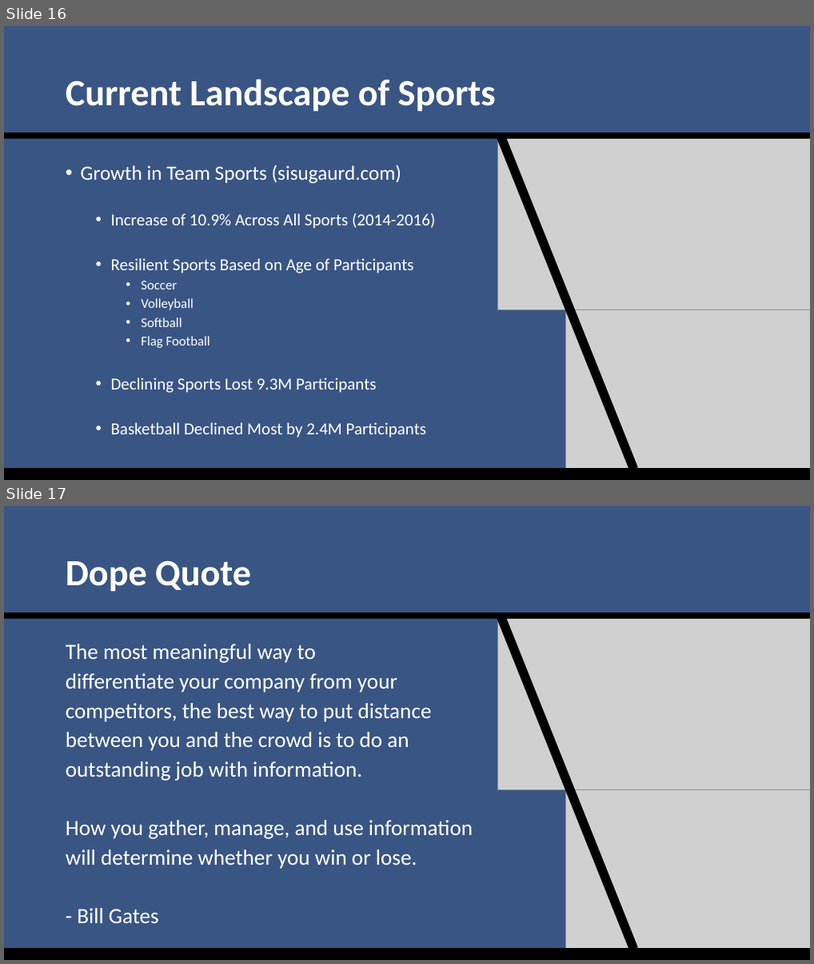
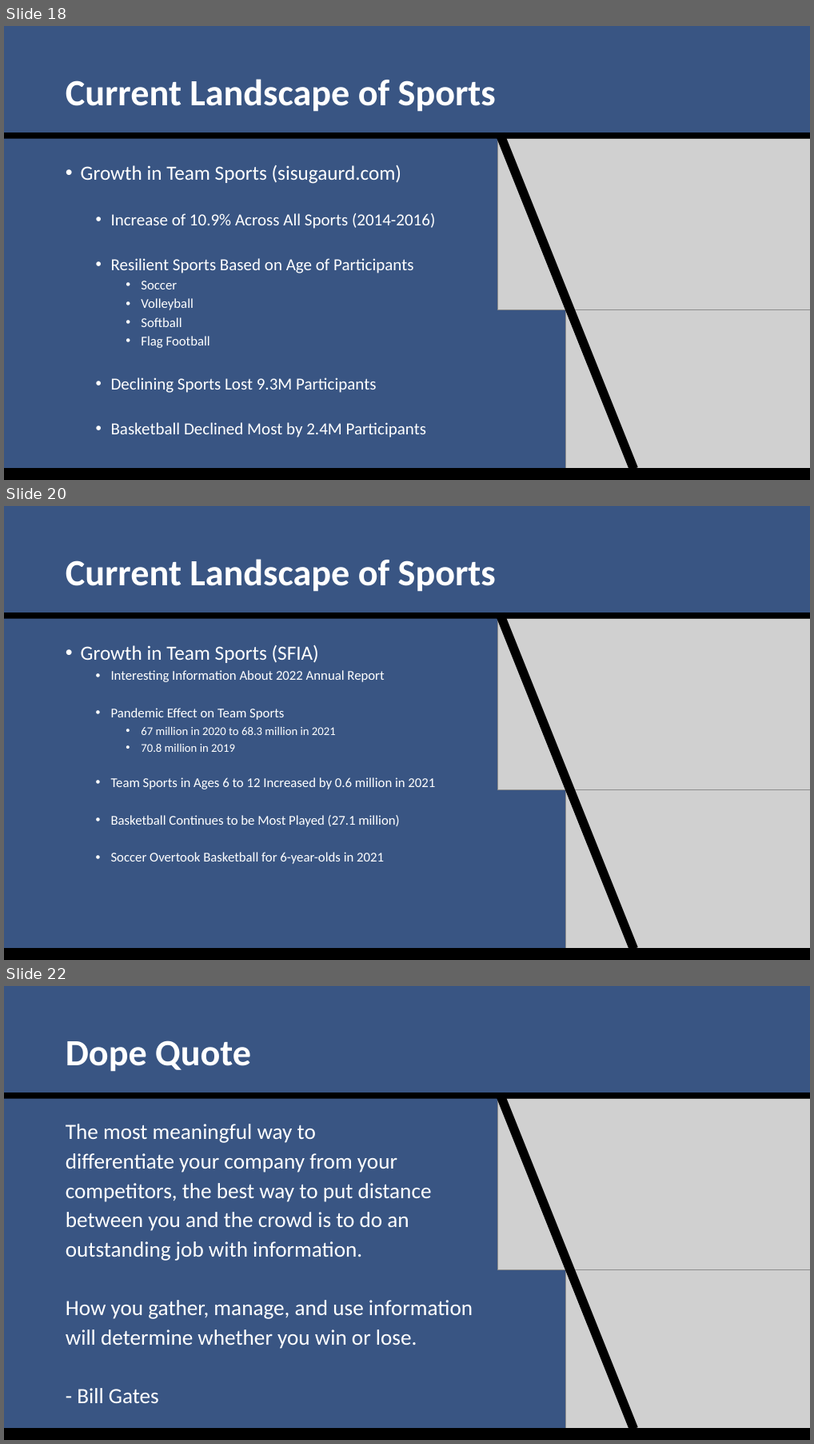
Before and after one commit to SuperMarioGiacomazzo/STOR538_WEBSITE, a slide deck: Slides/Sports Analytics 1/Sports_Analytics_1_Lecture.pptx. Shown one above the other, each under a label of ours: slides 16 and 17 before the commit, slides 18, 20 and 22 after it; the slides between them are not shown. The pictures are 814x964 and 814x1444 pixels, drawn with LibreOffice and Linux fonts; fonts in the diff are those of the drawing; grey boxes stand for pictures. Boxes give left, top, right and bottom in pixels: in the first picture for what was removed or moved away, otherwise in the second. Text is boxed around its words. In the diff, an @@ line names an element or a change of style, - is before the commit and + after.

```diff
--- a/Slides/Sports Analytics 1/Sports_Analytics_1_Lecture.pptx
+++ b/Slides/Sports Analytics 1/Sports_Analytics_1_Lecture.pptx
@@ slide 20 added at (x1=4, y1=506, x2=810, y2=960), background #395583 @@
@@ title added at (x1=66, y1=559, x2=496, y2=592), 44 pt, text #FFFFFF, bold @@
+Current Landscape of Sports
@@ rectangle added at (x1=4, y1=612, x2=810, y2=619), fill #000000 @@
@@ rectangle added at (x1=496, y1=612, x2=638, y2=951), fill #000000 @@
@@ picture added at (x1=498, y1=619, x2=810, y2=790) @@
@@ text added at (x1=81, y1=645, x2=435, y2=864), 16 pt, text #FFFFFF @@
+• Growth in Team Sports (SFIA)
+  • Interesting Information About 2022 Annual Report
+  • Pandemic Effect on Team Sports
+    • 67 million in 2020 to 68.3 million in 2021
+    • 70.8 million in 2019
+  • Team Sports in Ages 6 to 12 Increased by 0.6 million in 2021
+  • Basketball Continues to be Most Played (27.1 million)
+  • Soccer Overtook Basketball for 6-year-olds in 2021
@@ picture added at (x1=566, y1=789, x2=810, y2=960) @@
@@ rectangle added at (x1=4, y1=948, x2=810, y2=960), fill #000000 @@
@@ what was slide 16 is now slide 18 @@
@@ what was slide 17 is now slide 22 @@
```
Also in this commit, not shown: 5 slides changed, 4 other slides added, 7 other files.
